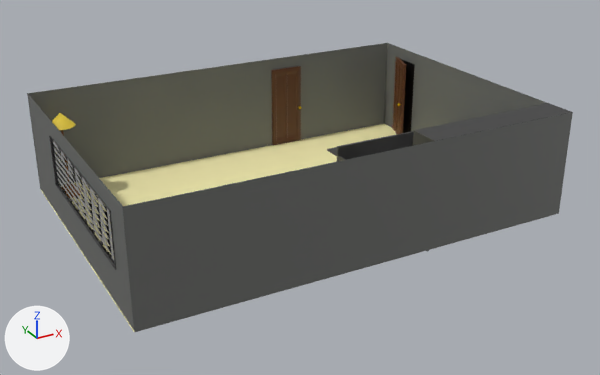
What one commit did to the Blender file Working Projects/apartment.blend.
The view is the same before and after, from a 50 mm lens placed at (-265.0, -270.0, 259.0), pointed at (4.0, 220.0, 14.0). Arrows for +X, +Y and +Z are at lower left; the lights stay in place.
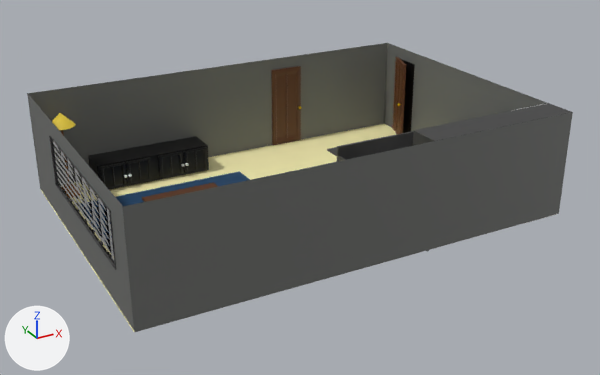
Location of each change, (x1, y1, x2, y2) in pixels of the pictures (600 x 375 px):
'Cube.013', added (black): after (88, 136, 209, 189)
'Plane.011', added (blue): after (116, 171, 250, 206)
'Cube.015', added (black): after (126, 157, 153, 185)
    faces in mat_material_005 (black #000000): (126, 157, 153, 185)
'Cube.014', added (black): after (99, 162, 127, 189)
    faces in mat_material_005 (black #000000): (99, 162, 127, 189)
'Cube.016', added (black): after (158, 151, 184, 179)
    faces in mat_material_005 (black #000000): (158, 151, 184, 179)
'Cube.017', added (black): after (183, 147, 208, 174)
    faces in mat_material_005 (black #000000): (183, 147, 208, 174)
'Circle.003', added: after (142, 182, 218, 202)

The change, as a diff of the scene's bpy script:
```diff
--- a/Working Projects/apartment.blend.py
+++ b/Working Projects/apartment.blend.py
@@ me_plane_002 @@
+me_plane_002.from_pydata([(-1.0, -1.0, 0.0), (1.0, -1.0, 0.0), (-1.0, 1.0, 0.0), (1.0, 1.0, 0.0)], [], [(0, 1, 3, 2)])
+me_plane_002.polygons.foreach_set('use_smooth', [True] * 1)
+me_plane_002.materials.append(mat_material_011)  # dark blue #23476a
@@ ob_cube_017 @@
+ob_cube_017 = bpy.data.objects.new('Cube.017', me_cube_020)  # 551 vertices, 567 faces; spans x -3.04..1.0, y -1.0..1.0, z -1.0..1.0; in mat_material_005 (black #000000), mat_material_003 (yellow #e7c400), mat_material_006 (white #ffffff)
+ob_cube_017.location = (-41.4, 308.7, 12.7)
+ob_cube_017.rotation_euler = (-3.142, 0.0, 7.854)  # degrees (-180, 0, 90)
+ob_cube_017.scale = (1.41, 9.75, 9.34)
@@ ob_cube_016 @@
+ob_cube_016 = bpy.data.objects.new('Cube.016', me_cube_019)  # 551 vertices, 567 faces; spans x -3.04..1.0, y -1.0..1.0, z -1.0..1.0; in mat_material_005 (black #000000), mat_material_003 (yellow #e7c400), mat_material_006 (white #ffffff)
+ob_cube_016.location = (-62.0, 308.7, 12.7)
+ob_cube_016.rotation_euler = (0.0, 0.0, 7.854)  # degrees (0, 0, 90)
+ob_cube_016.scale = (1.41, 9.75, 9.34)
@@ ob_cube_015 @@
+ob_cube_015 = bpy.data.objects.new('Cube.015', me_cube_020.copy())
+ob_cube_015.location = (-87.8, 308.7, 12.7)
+ob_cube_015.rotation_euler = (-3.142, 0.0, 7.854)  # degrees (-180, 0, 90)
+ob_cube_015.scale = (1.41, 9.75, 9.34)
@@ ob_cube_014 @@
+ob_cube_014 = bpy.data.objects.new('Cube.014', me_cube_019.copy())
+ob_cube_014.location = (-108.4, 308.7, 12.7)
+ob_cube_014.rotation_euler = (0.0, 0.0, 7.854)  # degrees (0, 0, 90)
+ob_cube_014.scale = (1.41, 9.75, 9.34)
@@ ob_cube_013 @@
+ob_cube_013 = bpy.data.objects.new('Cube.013', me_cube_014)  # a box spanning x -1.0..1.0, y -1.0..1.0, z -1.0..1.0; in mat_material_005 (black #000000)
+ob_cube_013.location = (-74.9, 321.8, 12.6)
+ob_cube_013.scale = (44.8, 12.0, 10.5)
@@ ob_circle_003 @@
+ob_circle_003 = bpy.data.objects.new('Circle.003', me_circle_003)  # a 32-sided cut cone along z (radius 0.3 at the low end, 0.7 at the high end) spanning x -0.7..0.7, y -0.7..0.7, z -4.5..0.0; a box spanning x -1.3..24.1, y -1.3..13.5, z 0.0..0.9; a 32-sided cut cone along z (radius 0.3 at the low end, 0.7 at the high end) spanning x 22.2..23.6, y -0.7..0.7, z -4.5..0.0; a 32-sided cut cone along z (radius 0.3 at the low end, 0.7 at the high end) spanning x -0.8..0.6, y 11.7..13.1, z -4.5..0.0; a 32-sided cut cone along z (radius 0.3 at the low end, 0.7 at the high end) spanning x 22.2..23.6, y 11.7..13.1, z -4.5..0.0; in mat_material_008 (brown #5a3419); modifiers BEVEL
+ob_circle_003.location = (-99.9, 229.9, 11.5)
+ob_circle_003.scale = (2.19, 2.19, 2.26)
@@ ob_plane_011 @@
+ob_plane_011 = bpy.data.objects.new('Plane.011', me_plane_002)
+ob_plane_011.location = (-74.9, 242.5, 1.7)
+ob_plane_011.scale = (65.4, 53.0, 15.0)
```
